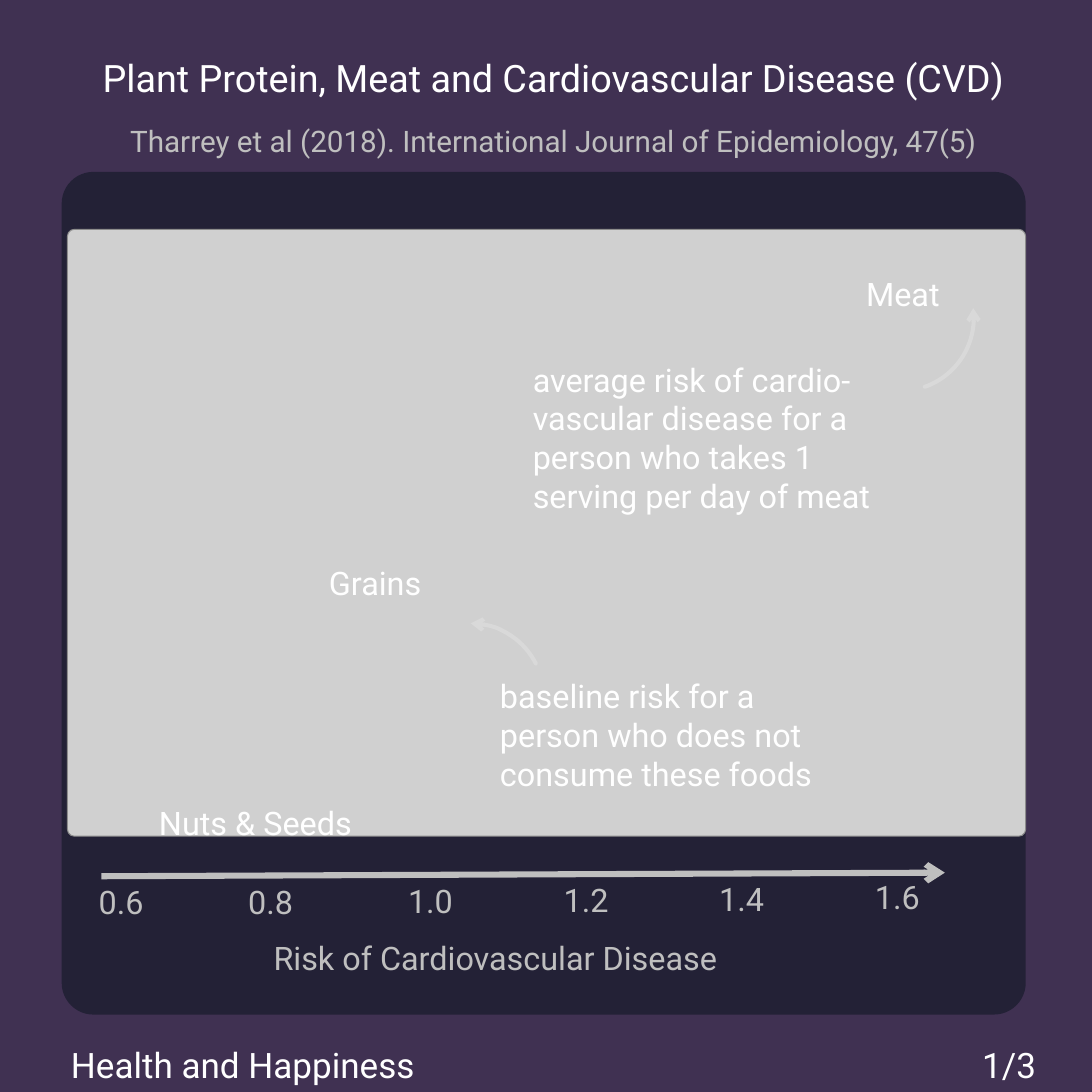
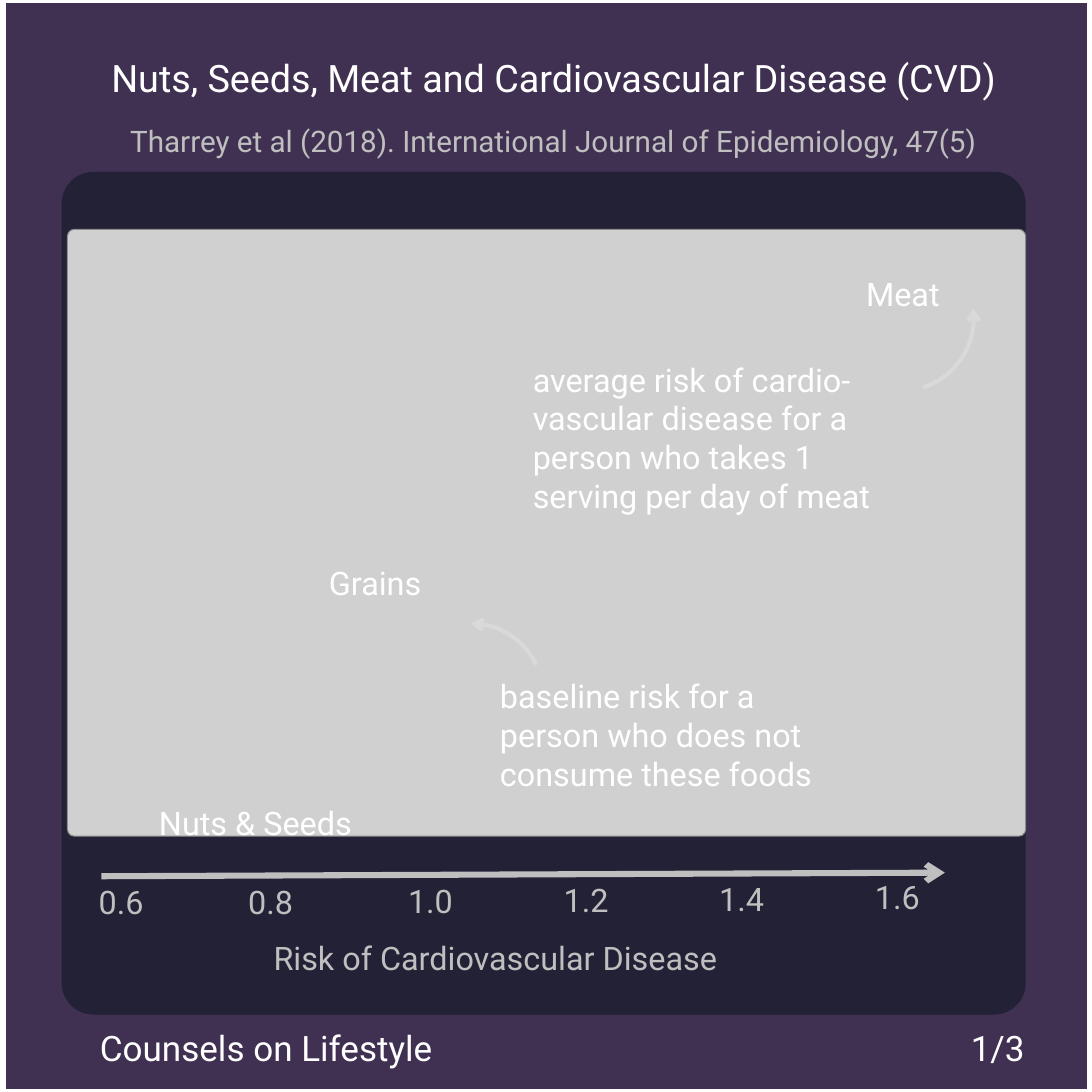
Before and after one commit to msimbao/counselsonlifestyle, a slide deck: slide 1 of posts/3/slides.pptx. Drawn at 1092x1092 pixels with LibreOffice and Linux fonts; fonts in the diff are those of the drawing; grey boxes stand for pictures. Boxes give left, top, right and bottom in pixels: in the first picture for what was removed or moved away, otherwise in the second. Text is boxed around its words. In the diff, an @@ line names an element or a change of style, - is before the commit and + after.

```diff
--- a/posts/3/slides.pptx
+++ b/posts/3/slides.pptx
@@ rectangle added at [3, 0, 1091, 1092], outline #FFFFFF 4.5 pt @@
@@ text at [111, 62, 995, 101]: text changed @@
-Plant Protein, Meat and Cardiovascular Disease (CVD)
+Nuts, Seeds, Meat and Cardiovascular Disease (CVD)
@@ text "1/3": place and size @@
-text "1/3" at [982, 1052, 1036, 1080]
+text "1/3" at [971, 1035, 1025, 1063]
@@ text added at [100, 1034, 432, 1069], 26 pt, text #FFFFFF @@
+Counsels on Lifestyle
@@ text removed at [71, 1051, 414, 1085] @@
-Health and Happiness
```
Also in this commit, not shown: 2 other slides changed, 46 other files.
